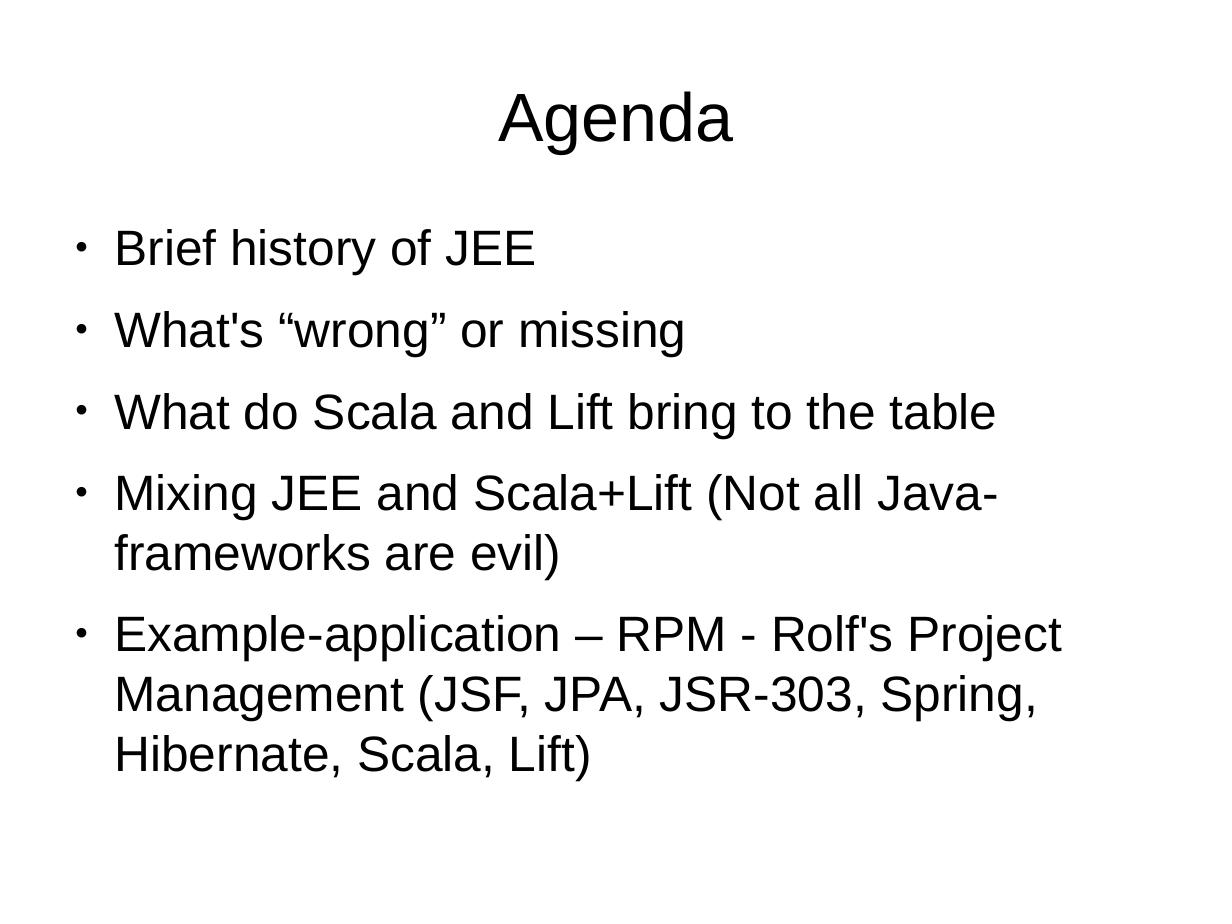
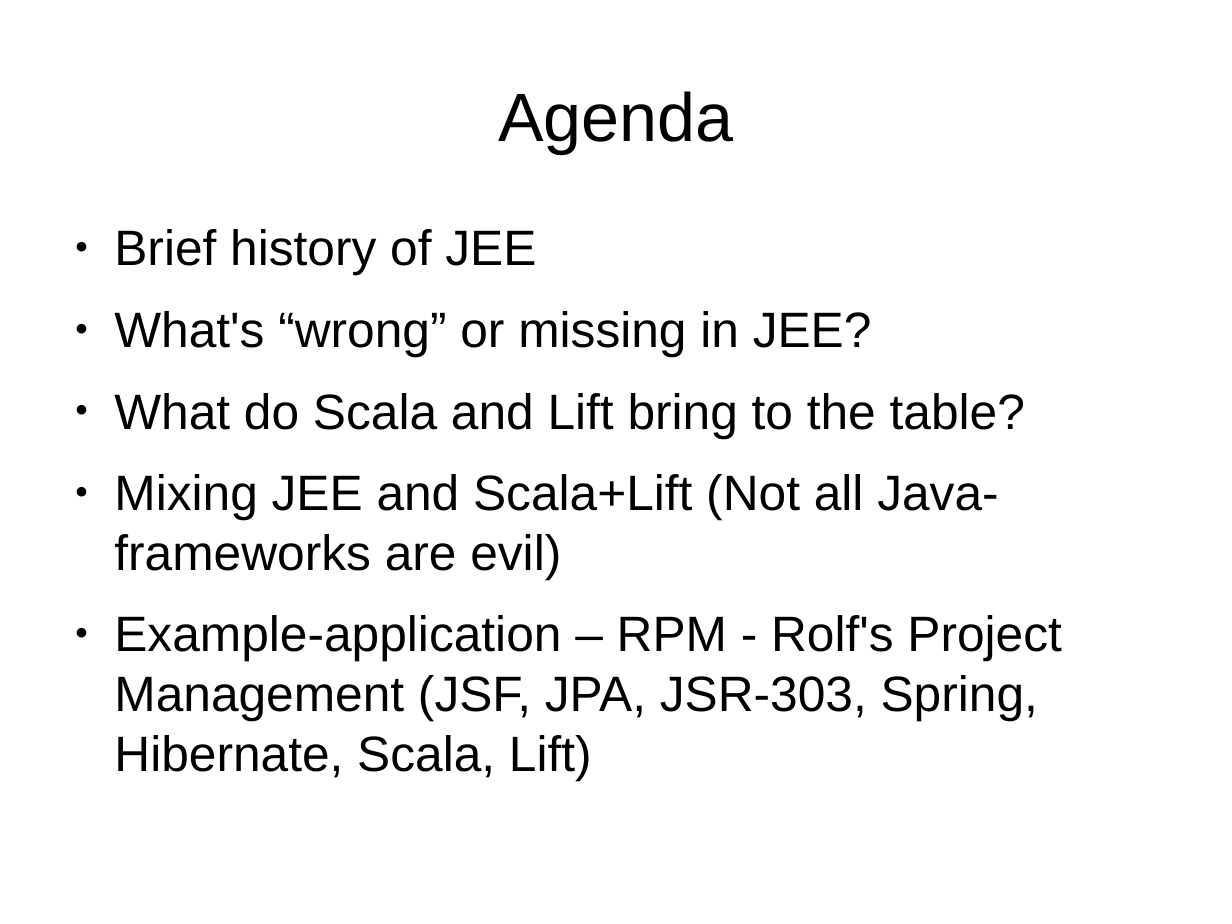
Before and after one commit to andreak/slol-2011, a slide deck: slide 3 of Scala-LiftOff-2011-lift-from-jee-perspective.odp. Drawn at 1232x924 pixels with LibreOffice and Linux fonts; fonts in the diff are those of the drawing. Boxes give left, top, right and bottom in pixels: in the first picture for what was removed or moved away, otherwise in the second. Text is boxed around its words. In the diff, an @@ line names an element or a change of style, - is before the commit and + after.

```diff
--- a/Scala-LiftOff-2011-lift-from-jee-perspective.odp
+++ b/Scala-LiftOff-2011-lift-from-jee-perspective.odp
@@ text at (x1=114, y1=311, x2=1025, y2=438): text changed @@
-● What's “wrong” or missing
-● What do Scala and Lift bring to the table
+● What's “wrong” or missing in JEE?
+● What do Scala and Lift bring to the table?
```
Also in this commit, not shown: 13 other slides changed, 5 slides added.
